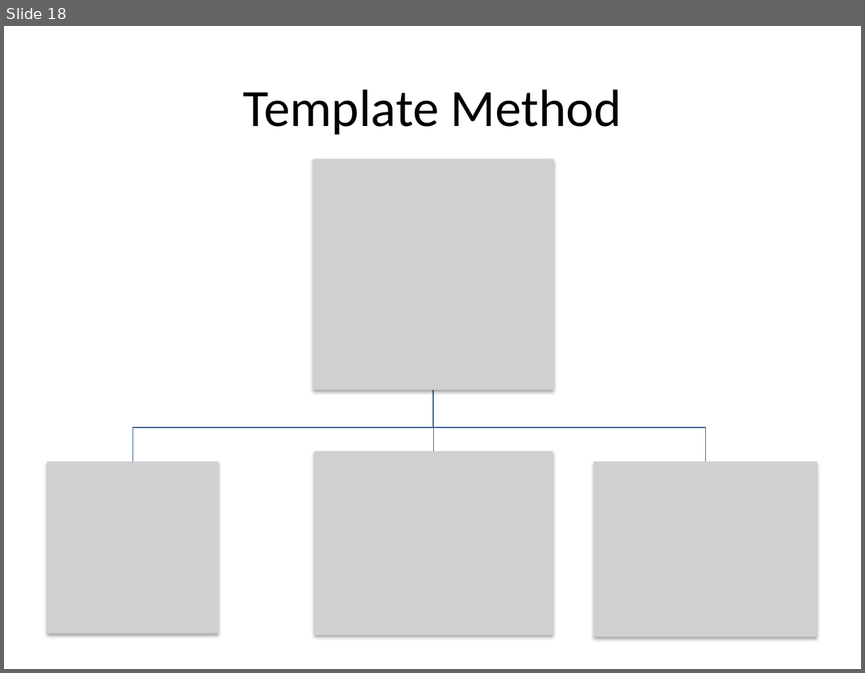
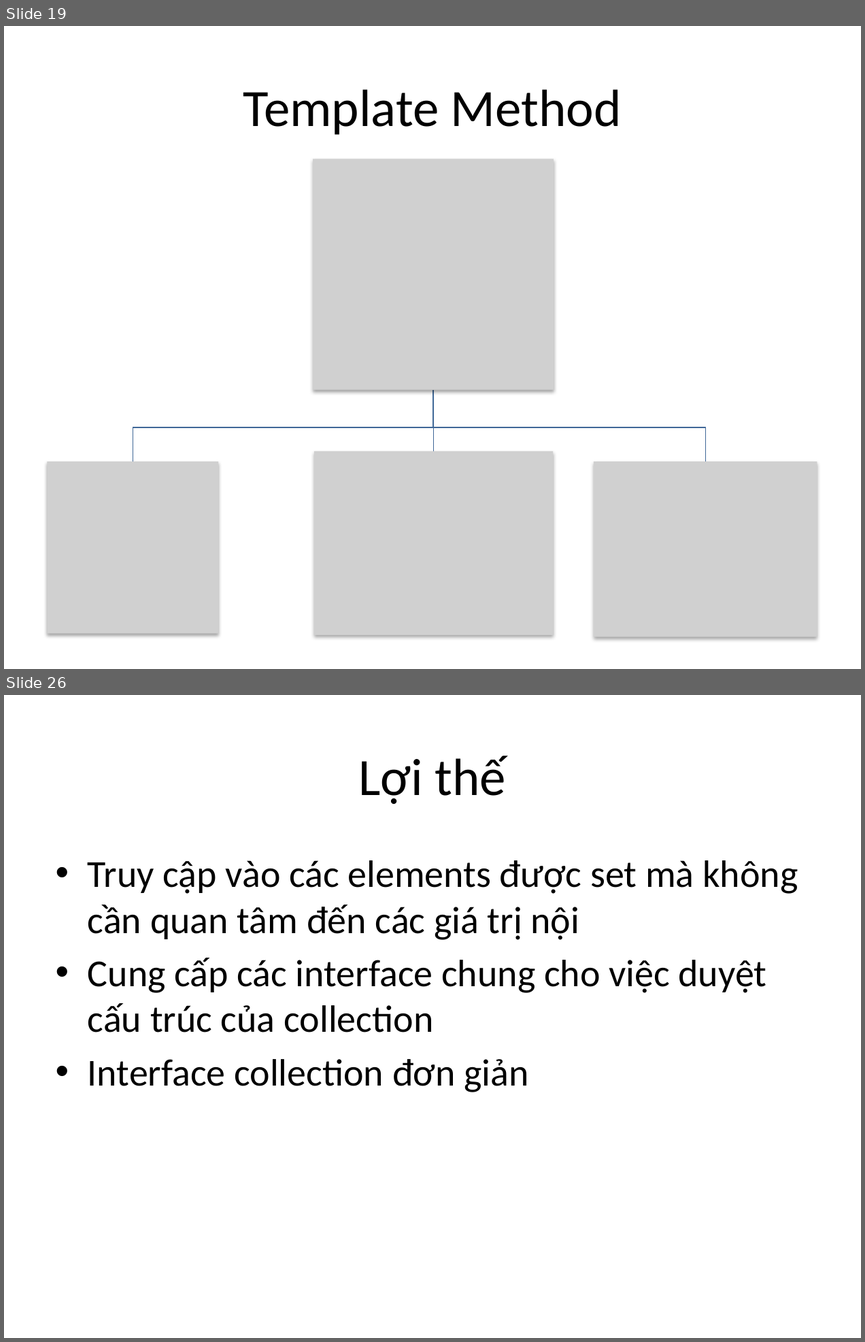
Before and after one commit to taole/slide, a slide deck: designpatter.pptx. Shown one above the other, each under a label of ours: slide 18 before the commit, slides 19 and 26 after it; the slides between them are not shown. The pictures are 865x673 and 865x1342 pixels, drawn with LibreOffice and Linux fonts; fonts in the diff are those of the drawing; grey boxes stand for pictures. Boxes give left, top, right and bottom in pixels: in the first picture for what was removed or moved away, otherwise in the second. Text is boxed around its words. In the diff, an @@ line names an element or a change of style, - is before the commit and + after.

```diff
--- a/designpatter.pptx
+++ b/designpatter.pptx
@@ slide 26 added at [4, 695, 861, 1338], background #FFFFFF @@
@@ title added at [359, 756, 505, 804], 44 pt, text #000000 @@
+Lợi thế
@@ text added at [88, 860, 798, 1092], 32 pt, text #000000 @@
+• Truy cập vào các elements được set mà không cần quan tâm đến các giá trị nội
+• Cung cấp các interface chung cho việc duyệt cấu trúc của collection
+• Interface collection đơn giản
@@ what was slide 18 is now slide 19 @@
```
Also in this commit, not shown: 2 slides changed, 13 other slides added.
